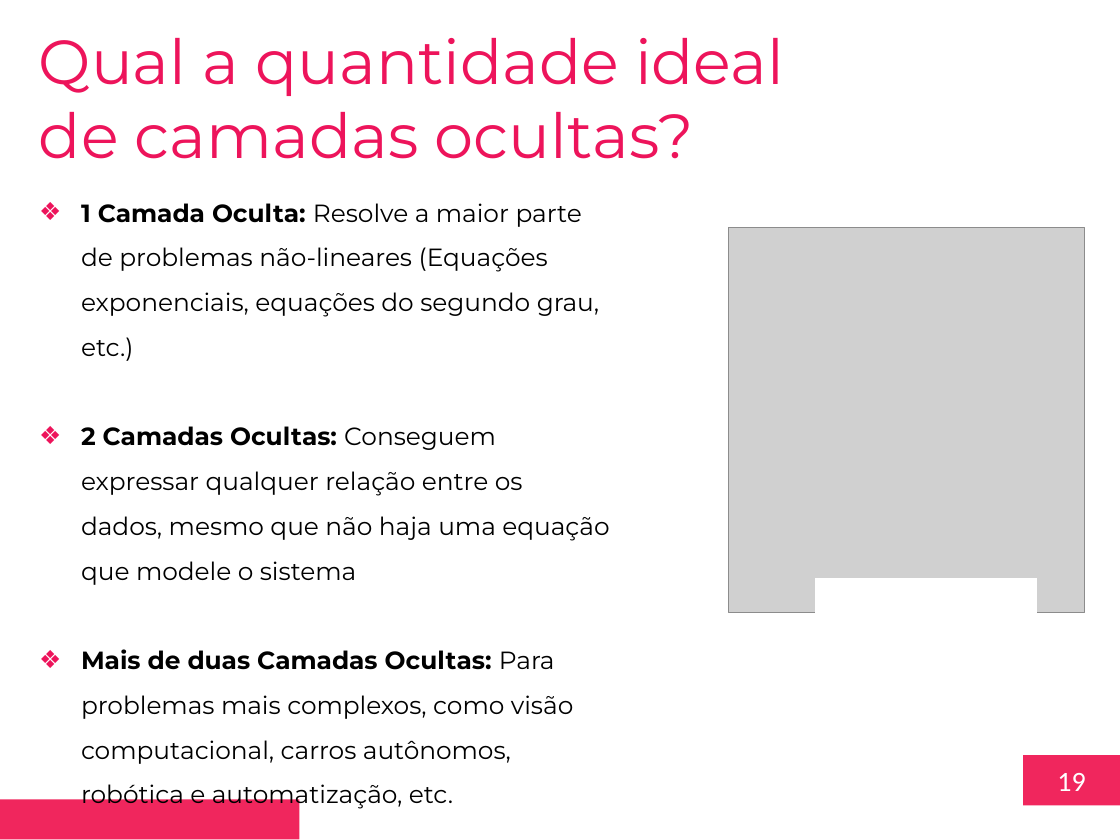
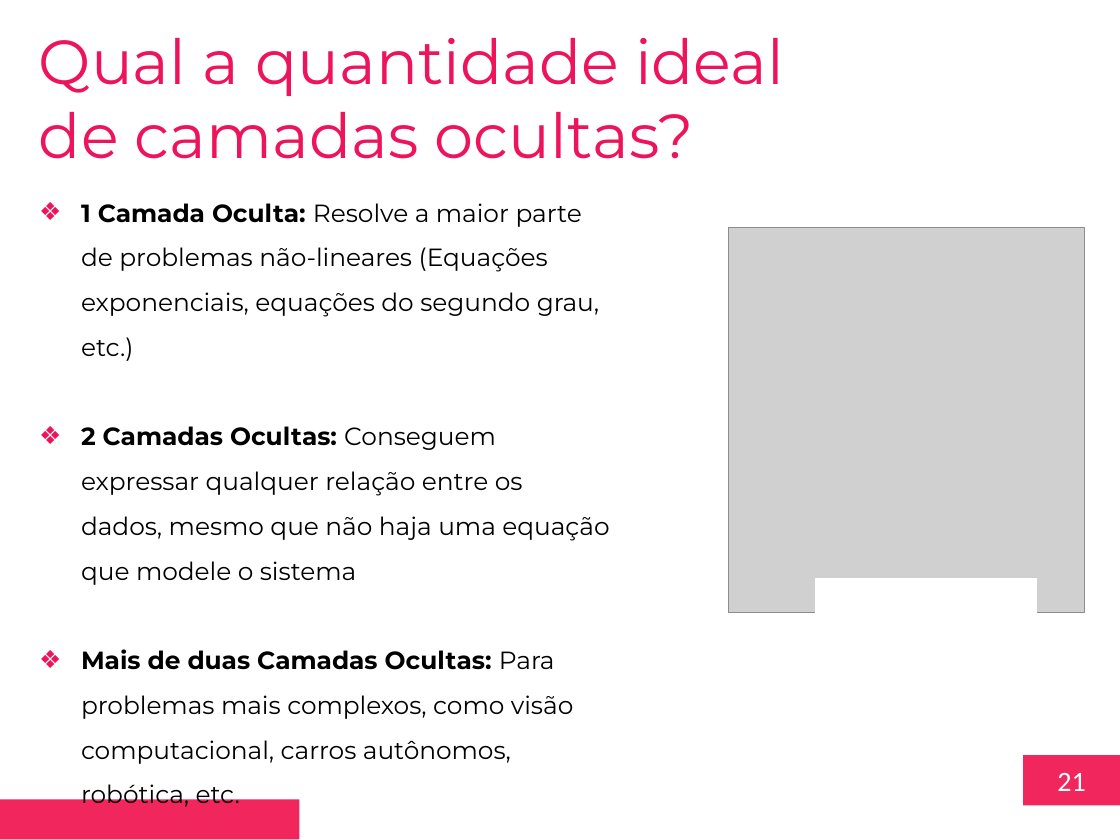
Before and after one commit to toyusan/aula-fiap-disruptive-archs, a slide deck: slide 21 of Aula 07/2023.03.24 Aula 07 – Introdução a Redes Neurais - Redes Multicamadas.pptx (slide 19 before the commit). Drawn at 1120x840 pixels with LibreOffice and Linux fonts; fonts in the diff are those of the drawing; grey boxes stand for pictures; background and template pictures are left out. Boxes give left, top, right and bottom in pixels: in the first picture for what was removed or moved away, otherwise in the second. Text is boxed around its words. In the diff, an @@ line names an element or a change of style, - is before the commit and + after.

```diff
--- a/Aula 07/2023.03.24 Aula 07 – Introdução a Redes Neurais - Redes Multicamadas.pptx
+++ b/Aula 07/2023.03.24 Aula 07 – Introdução a Redes Neurais - Redes Multicamadas.pptx
@@ text at <box>81,649,574,809</box>: text changed @@
-❖ Mais de duas Camadas Ocultas: Para problemas mais complexos, como visão computacional, carros autônomos, robótica e automatização, etc.
+❖ Mais de duas Camadas Ocultas: Para problemas mais complexos, como visão computacional, carros autônomos, robótica, etc.
@@ page number at <box>1057,773,1085,791</box>: text changed @@
-19
+21
```
Also in this commit, not shown: 6 other slides changed, 4 slides added, 13 other files.
